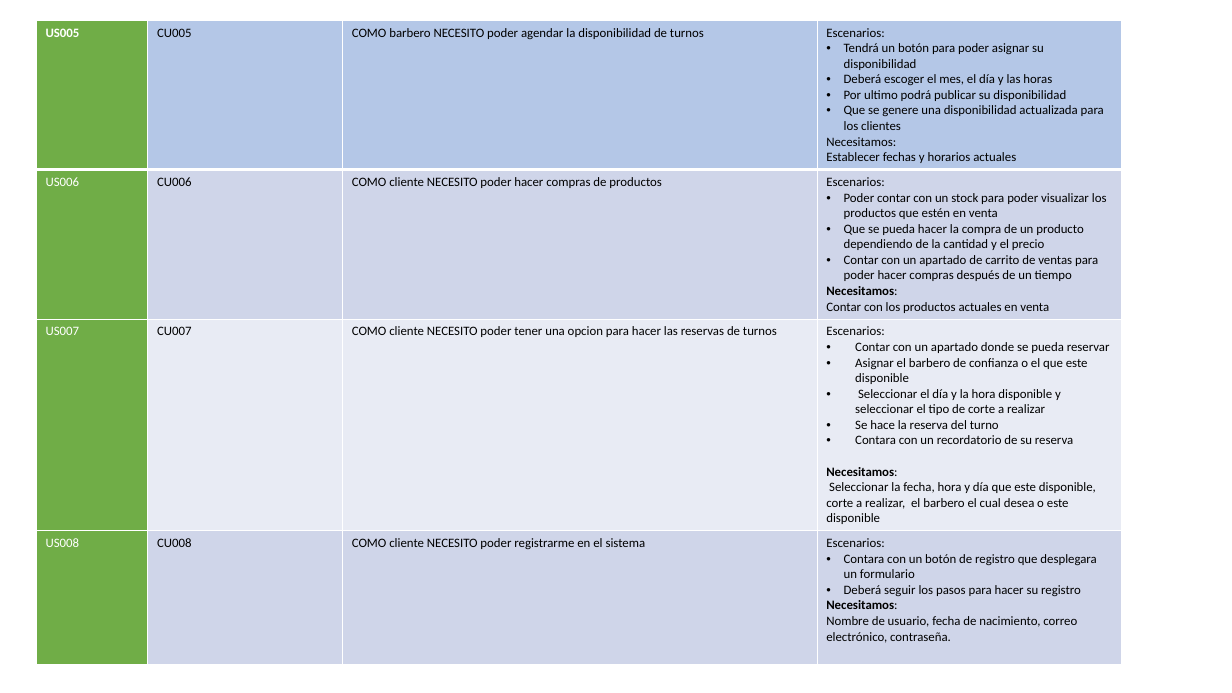
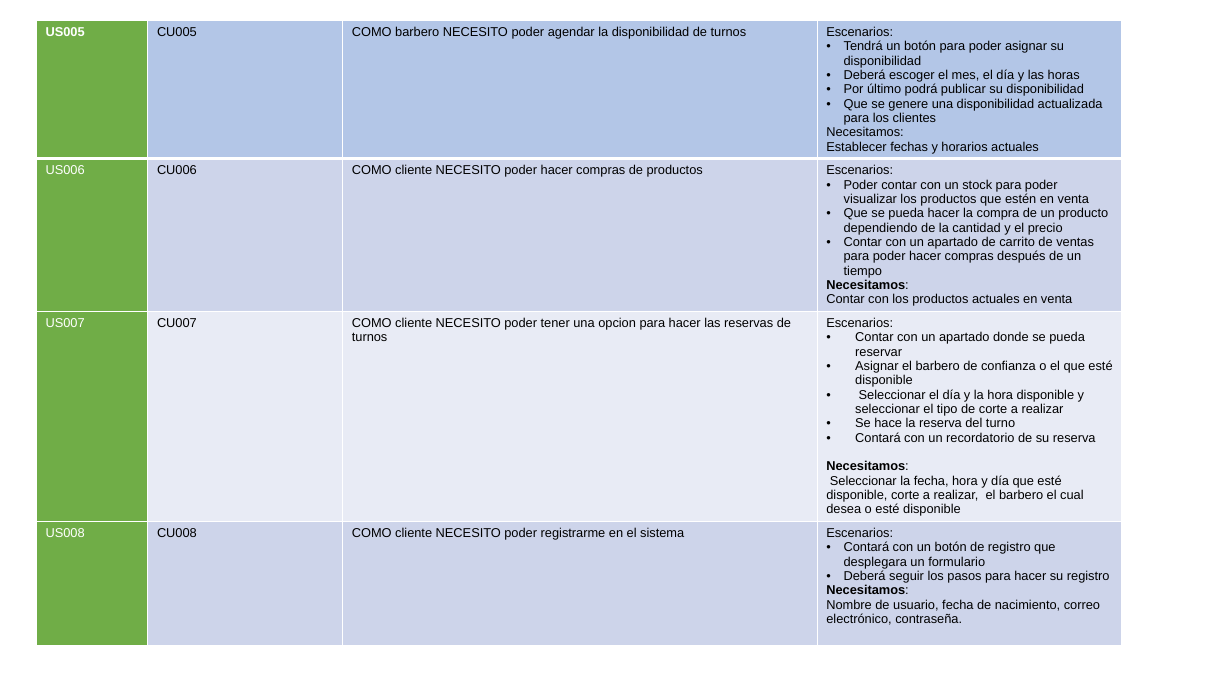
Before and after one commit to luiscarlosmedina/Master-Barber, a slide deck: slide 24 of Entregables Proyecto B.pptx. Drawn at 1232x693 pixels with LibreOffice and Linux fonts; fonts in the diff are those of the drawing; background and template pictures are left out. Boxes give left, top, right and bottom in pixels: in the first picture for what was removed or moved away, otherwise in the second. Text is boxed around its words. In the diff, an @@ line names an element or a change of style, - is before the commit and + after.

```diff
--- a/Entregables Proyecto B.pptx
+++ b/Entregables Proyecto B.pptx
@@ table at (36,20,1123,629) @@
-row 1, column 4: Escenarios: / Tendrá un botón para poder asignar su disponibilidad / Deberá escoger el mes, el día y las horas / Por ultimo podrá publicar su disponibilidad / Que se genere una disponibilidad actualizada para los clientes / Necesitamos: / Establecer fechas y horarios actuales
+row 1, column 4: Escenarios: / Tendrá un botón para poder asignar su disponibilidad / Deberá escoger el mes, el día y las horas / Por último podrá publicar su disponibilidad / Que se genere una disponibilidad actualizada para los clientes / Necesitamos: / Establecer fechas y horarios actuales
-row 3, column 4: Escenarios: / Contar con un apartado donde se pueda reservar / Asignar el barbero de confianza o el que este disponible / Seleccionar el día y la hora disponible y seleccionar el tipo de corte a realizar / Se hace la reserva del turno / Contara con un recordatorio de su reserva / Necesitamos: / Seleccionar la fecha, hora y día que este disponible, corte a realizar, el barbero el cual desea o este disponible
+row 3, column 4: Escenarios: / Contar con un apartado donde se pueda reservar / Asignar el barbero de confianza o el que esté disponible / Seleccionar el día y la hora disponible y seleccionar el tipo de corte a realizar / Se hace la reserva del turno / Contará con un recordatorio de su reserva / Necesitamos: / Seleccionar la fecha, hora y día que esté disponible, corte a realizar, el barbero el cual desea o esté disponible
-row 4, column 4: Escenarios: / Contara con un botón de registro que desplegara un formulario / Deberá seguir los pasos para hacer su registro / Necesitamos: / Nombre de usuario, fecha de nacimiento, correo electrónico, contraseña.
+row 4, column 4: Escenarios: / Contará con un botón de registro que desplegara un formulario / Deberá seguir los pasos para hacer su registro / Necesitamos: / Nombre de usuario, fecha de nacimiento, correo electrónico, contraseña.
@@ fill #B4C7E7 to #B3C6E7 in 3 cells @@
@@ fill #CFD5EA to #CDD4EA in 6 cells @@
@@ fill #E9EBF5 to #E8EBF5 in 3 cells @@
@@ font Calibri to Arial in "US005", "CU005", "COMO barbero NECESITO poder agendar la disponibilidad ...", "US006" and 14 more places @@
```
Also in this commit, not shown: 6 other slides changed, 9 other files.
